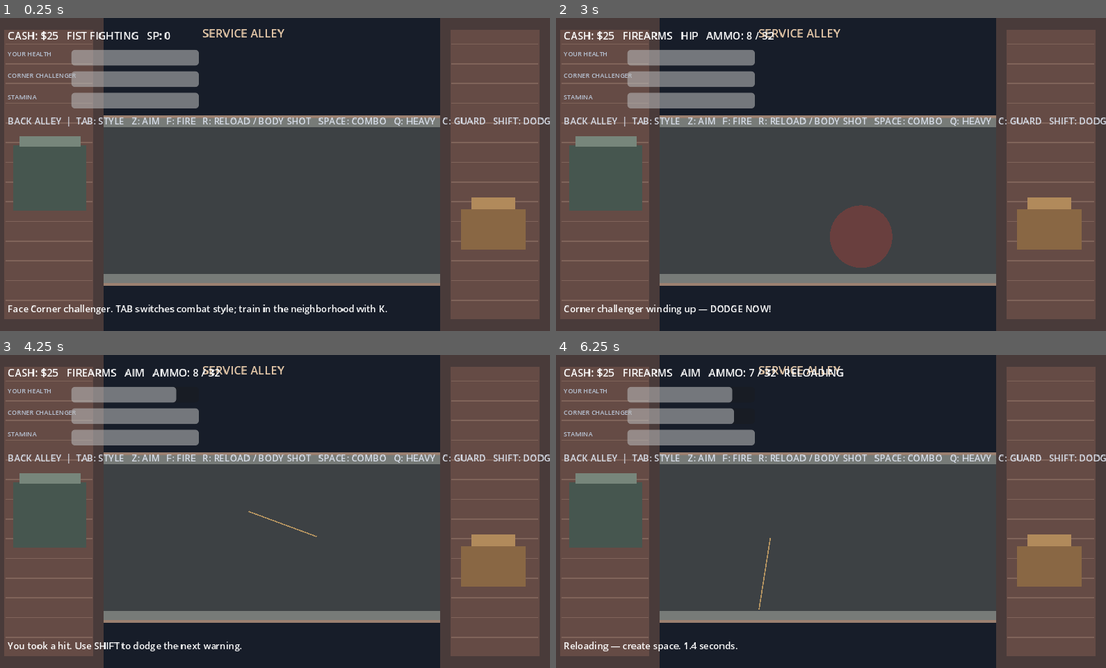
Above: before the commit, frames 1-4 (two rows, left to right).
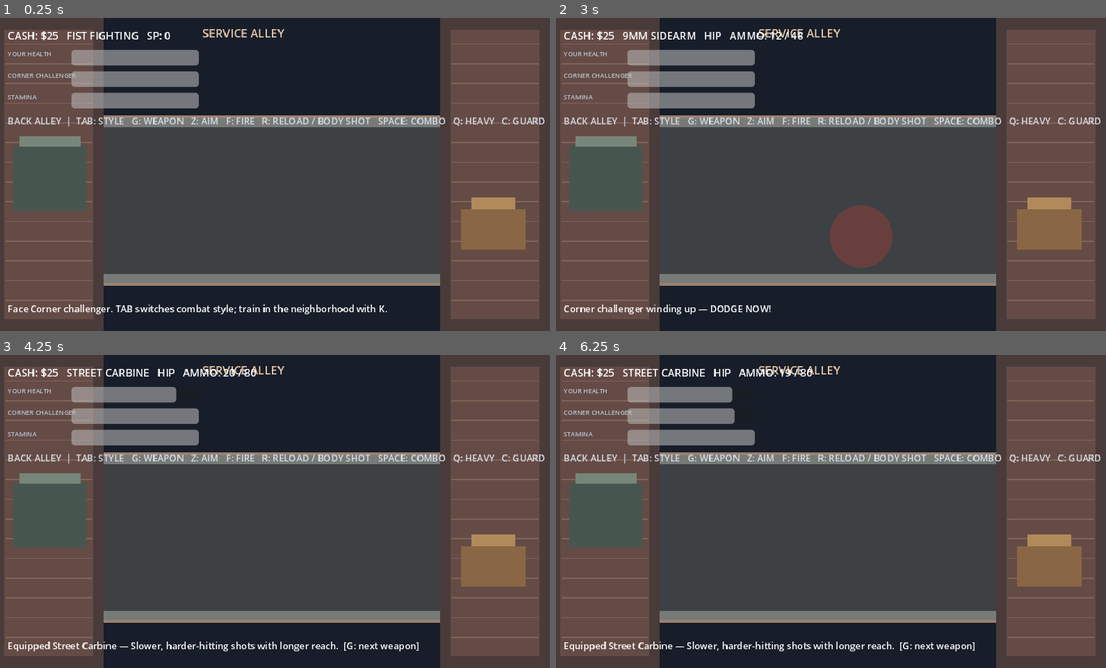
Above: after the commit, the same moments.

Repository: mtecfix/Street-life
Game: Godot game, scene res://scenes/combat/CombatAlley.tscn
Same seed, same stepped clock (60 frames per second), same inputs: the game is played once before the commit and once after it. This scene is started directly instead of the project's main scene.
Inputs:
- Up to frame 1 (0.25 s): no input
- Up to frame 2 (3 s): tap Enter at 0.5, 2 s; hold D (move_right) 0.53-1.28 s; tap G at 0.6, 1.55, 2.1 s; tap Space at 0.77, 1.25, 1.52, 2.75 s; hold S (move_down) 1.28-2.03 s; tap E (interact) at 1.35 s; hold D (move_right) 2.03-2.78 s; hold W (move_up) from 2.78 s (still down); tap Tab at 2.85 s
- Up to frame 3 (4.25 s): tap Space at 3.02, 3.77 s; tap G at 3.05, 3.8 s; release W (move_up) at 3.53 s; hold A (move_left) from 3.53 s (still down); tap Z at 3.6 s
- Up to frame 4 (6.25 s): tap F at 4.35 s; tap Space at 4.52, 6.02 s; tap G at 4.55, 5.3, 6.05 s; release A (move_left) at 5.03 s; hold S (move_down) 5.03-5.78 s; tap R at 5.1 s; hold D (move_right) from 5.78 s (still down); tap C at 5.85 s

The runs differ from the first frame. In frame 1, 1.0% of the frame differs, in the area x 24-100%, y 31-35%; in frame 2, 1.5%; in frame 3, 2.5%; in frame 4, 2.6%, in the area x 1-100%, y 4-95%.

Commit message:
Separate combat rules and add firearm loadouts

Diff:
--- a/game/scripts/combat/combat_arena.gd
+++ b/game/scripts/combat/combat_arena.gd
@@ -32,8 +32,11 @@
 var facing_direction := Vector2.RIGHT
 var finished := false
 var combat_style := "melee"
-var ammo_in_magazine := 8
-var reserve_ammo := 32
+var active_weapon_id := "sidearm"
+var ammo_in_magazine := 12
+var reserve_ammo := 48
+var weapon_magazines: Dictionary = {"sidearm": 12, "smg": 24, "carbine": 20}
+var weapon_reserves: Dictionary = {"sidearm": 48, "smg": 96, "carbine": 80}
 var reload_timer := 0.0
 var reload_duration := 1.45
 var guard_timer := 0.0
@@ -111,6 +114,7 @@
 
 func _ready() -> void:
     _configure_encounter()
+    _sync_weapon_ammo()
     player_health = clampf(float(GameState.player_health), 1.0, 100.0)
     stamina_max = GameState.get_max_stamina()
     stamina = stamina_max
@@ -152,7 +156,7 @@
 
     var heading := Label.new()
     heading.position = Vector2(24, 166)
-    heading.text = "%s  |  TAB: STYLE   Z: AIM   F: FIRE   R: RELOAD / BODY SHOT   SPACE: COMBO   Q: HEAVY   C: GUARD   SHIFT: DODGE   ESC: RETREAT" % _environment_label()
+    heading.text = "%s  |  TAB: STYLE   G: WEAPON   Z: AIM   F: FIRE   R: RELOAD / BODY SHOT   SPACE: COMBO   Q: HEAVY   C: GUARD   SHIFT: DODGE   ESC: RETREAT" % _environment_label()
     heading.add_theme_color_override("font_color", Color("#d6dce7"))
     add_child(heading)
 
@@ -205,9 +209,12 @@
     if reload_timer > 0.0:
         reload_timer -= delta
         if reload_timer <= 0.0:
-            var loaded := mini(8 - ammo_in_magazine, reserve_ammo)
+            var magazine_capacity := int(FirearmCombatController.get_profile(active_weapon_id)["magazine"])
+            var loaded := mini(magazine_capacity - ammo_in_magazine, reserve_ammo)
             ammo_in_magazine += loaded
             reserve_ammo -= loaded
+            weapon_magazines[active_weapon_id] = ammo_in_magazine
+            weapon_reserves[active_weapon_id] = reserve_ammo
             _set_status("Reload complete — %d / %d rounds." % [ammo_in_magazine, reserve_ammo])
     combo_window_timer = maxf(0.0, combo_window_timer - delta)
     if combo_window_timer <= 0.0:
@@ -270,6 +277,9 @@
             _toggle_combat_style()
         elif event.keycode == KEY_Z:
             _toggle_aim()
+        elif event.keycode == KEY_G:
+            if combat_style == "firearms":
+                _cycle_firearm()
         elif event.keycode == KEY_F:
             if combat_style == "firearms":
                 _firearm_attack()
@@ -295,14 +305,9 @@
         _set_status("Too far away. Move closer before attacking.")
         return
 
-    var damage := get_combo_damage(GameState.get_attack_damage(), combo_step)
-    if GameState.has_combat_skill("melee", "street_fundamentals"):
-        damage = roundi(float(damage) * (1.10 if combo_step == 2 else 1.0))
-    if combo_step == 2 and GameState.has_combat_skill("melee", "pressure_fighter"):
-        damage = roundi(float(damage) * 1.18)
-    if flank_followup_ready:
-        damage = roundi(float(damage) * (1.35 if GameState.has_combat_skill("melee", "slip_and_return") else 1.20))
-        flank_followup_ready = false
+    var unlocked_melee: Array = GameState.combat_skill_unlocks.get("melee", [])
+    var damage := MeleeCombatController.combo_damage(GameState.get_attack_damage(), combo_step, unlocked_melee, flank_followup_ready)
+    flank_followup_ready = false
     stamina -= ATTACK_COST
     attack_cooldown = 0.42
     combo_step = (combo_step + 1) % 3
@@ -326,9 +331,7 @@
     attack_cooldown = 0.78
     combo_step = 0
     combo_window_timer = 0.0
-    var damage := get_heavy_attack_damage(GameState.get_attack_damage())
-    if GameState.has_combat_skill("melee", "counter_specialist"):
-        damage = roundi(float(damage) * 0.90)
+    var damage := MeleeCombatController.heavy_damage(GameState.get_attack_damage(), GameState.combat_skill_unlocks.get("melee", []))
     enemy_health = maxf(0.0, enemy_health - damage)
     enemy.modulate = Color("#ffffff")
 
@@ -354,8 +357,9 @@
 
 func _dodge() -> void:
     var melee_style := combat_style == "melee"
-    var has_quick_step := melee_style and GameState.has_combat_skill("melee", "quick_step")
-    var dodge_cost := GameState.get_dodge_cost() * (0.88 if has_quick_step else 1.0)
+    var melee_unlocks: Array = GameState.combat_skill_unlocks.get("melee", [])
+    var has_quick_step := melee_style and MeleeCombatController.has_node(melee_unlocks, "quick_step")
+    var dodge_cost := MeleeCombatController.dodge_cost(GameState.get_dodge_cost(), melee_unlocks) if melee_style else GameState.get_dodge_cost()
     if finished or dodge_timer > 0.0 or stamina < dodge_cost:
         return
     var direction := Input.get_vector("move_left", "move_right", "move_up", "move_down")
@@ -365,7 +369,7 @@
         direction = Vector2.LEFT
     dodge_direction = direction.normalized()
     stamina -= dodge_cost
-    dodge_timer = 0.24 if has_quick_step else 0.20
+    dodge_timer = MeleeCombatController.dodge_duration(melee_unlocks) if melee_style else 0.20
     if melee_style and telegraph_timer >= 0.0 and (GameState.has_combat_skill("melee", "angle_change") or GameState.has_combat_skill("melee", "slip_and_return")):
         flank_followup_ready = true
     invulnerability_timer = 0.42
@@ -380,7 +384,7 @@
     if guard_timer > 0.0 and combat_style == "melee" and facing_direction.dot(enemy_direction) > 0.35:
         guard_timer = 0.0
         if GameState.has_combat_skill("melee", "counter_window"):
-            var counter_damage := 20.0 * (1.30 if GameState.has_combat_skill("melee", "counter_specialist") else 1.0)
+            var counter_damage := MeleeCombatController.counter_damage(GameState.combat_skill_unlocks.get("melee", []))
             enemy_health = maxf(0.0, enemy_health - counter_damage)
             _set_status("PERFECT BLOCK — counter for %d damage!" % roundi(counter_damage))
             if enemy_health <= 0.0:
@@ -483,7 +487,8 @@
 func _refresh() -> void:
     if stats:
         if combat_style == "firearms":
-            stats.text = "CASH: $%d   FIREARMS   %s   AMMO: %d / %d%s" % [GameState.player_cash, "AIM" if aiming else "HIP", ammo_in_magazine, reserve_ammo, "   RELOADING" if reload_timer > 0.0 else ""]
+            var weapon_profile := FirearmCombatController.get_profile(active_weapon_id)
+            stats.text = "CASH: $%d   %s   %s   AMMO: %d / %d%s" % [GameState.player_cash, str(weapon_profile["name"]).to_upper(), "AIM" if aiming else "HIP", ammo_in_magazine, reserve_ammo, "   RELOADING" if reload_timer > 0.0 else ""]
         else:
             stats.text = "CASH: $%d   FIST FIGHTING   SP: %d" % [GameState.player_cash, GameState.skill_points]
     if player_hp_bar:
@@ -504,7 +509,7 @@
         aiming = false
     attack_cooldown = 0.05 if GameState.has_combat_skill("firearms", "reposition") else (0.18 if GameState.has_combat_skill("firearms", "snap_aim") else 0.28)
     reload_timer = 0.0
-    _set_status("Combat style: %s. %s" % ["FIREARMS" if combat_style == "firearms" else "FIST FIGHTING", "F fires, R reloads." if combat_style == "firearms" else "SPACE combo, Q heavy, C guard."])
+    _set_status("Combat style: %s. %s" % ["FIREARMS" if combat_style == "firearms" else "FIST FIGHTING", "G weapon, F fire, R reload, Z aim." if combat_style == "firearms" else "SPACE combo, Q heavy, C guard."])
     _refresh()
 
 func _firearm_attack() -> void:
@@ -513,64 +518,54 @@
     if ammo_in_magazine <= 0:
         _set_status("Magazine empty — press R to reload.")
         return
+    var profile := FirearmCombatController.get_profile(active_weapon_id)
     var distance := player.position.distance_to(enemy.position)
-    var effective_range := 600.0 if GameState.has_combat_skill("firearms", "cover_awareness") else 520.0
+    var effective_range := float(profile["range"]) + (60.0 if GameState.has_combat_skill("firearms", "cover_awareness") else 0.0)
     if distance > effective_range:
-        _set_status("Target out of range. Close the distance.")
+        _set_status("Target out of range for %s. Close the distance." % str(profile["name"]))
         return
     ammo_in_magazine -= 1
-    var damage := 16.0
+    weapon_magazines[active_weapon_id] = ammo_in_magazine
     var moving := Input.get_vector("move_left", "move_right", "move_up", "move_down") != Vector2.ZERO
     var aim_ready := aiming and aim_transition_timer <= 0.0
-    if aim_ready:
-        damage *= 1.20
-    if moving:
-        damage *= 0.86 if not GameState.has_combat_skill("firearms", "move_and_aim") else 0.96
-    elif aim_ready and GameState.has_combat_skill("firearms", "steady_hands"):
-        damage *= 1.10
-    if GameState.has_combat_skill("firearms", "controlled_burst") and last_shot_timer > 0.0:
-        damage *= 1.12
-    if ammo_in_magazine <= 2 and GameState.has_combat_skill("firearms", "last_round_focus"):
-        damage *= 1.08
-    if aim_ready and GameState.has_combat_skill("firearms", "precision_specialist"):
-        damage *= 1.15
-    if GameState.has_combat_skill("firearms", "mobile_operator") and last_shot_timer > 0.0:
-        damage *= 0.92
-    if GameState.has_combat_skill("firearms", "mobile_operator"):
-        attack_cooldown = 0.36
-    elif GameState.has_combat_skill("firearms", "snap_aim"):
-        attack_cooldown = 0.38
-    else:
-        attack_cooldown = 0.48
-    if GameState.has_combat_skill("firearms", "precision_specialist"):
-        attack_cooldown += 0.04
-    if aim_recovery_timer > 0.0 and GameState.has_combat_skill("firearms", "composure"):
-        attack_cooldown *= 0.82
+    var unlocked_firearms: Array = GameState.combat_skill_unlocks.get("firearms", [])
+    var damage := FirearmCombatController.get_shot_damage(active_weapon_id, aim_ready, moving, unlocked_firearms, last_shot_timer > 0.0, ammo_in_magazine, aim_recovery_timer > 0.0)
+    attack_cooldown = FirearmCombatController.get_shot_cooldown(active_weapon_id, unlocked_firearms)
     last_shot_timer = 0.72
     enemy_health = maxf(0.0, enemy_health - damage)
     enemy.modulate = Color("#fff2c9")
     if enemy_health <= 0.0:
         _win_encounter()
     else:
-        _set_status("HIT CONFIRMED — %d damage. %d rounds remain." % [roundi(damage), ammo_in_magazine])
+        _set_status("%s — HIT CONFIRMED: %d damage. %d rounds remain." % [str(profile["name"]), roundi(damage), ammo_in_magazine])
     _refresh()
 
 func _reload_firearm() -> void:
     if finished or combat_style != "firearms" or reload_timer > 0.0:
         return
-    if ammo_in_magazine >= 8 or reserve_ammo <= 0:
+    var profile := FirearmCombatController.get_profile(active_weapon_id)
+    if ammo_in_magazine >= int(profile["magazine"]) or reserve_ammo <= 0:
         _set_status("Reload unavailable — magazine full or reserve empty.")
         return
-    var duration := reload_duration
-    if GameState.has_combat_skill("firearms", "fast_hands"):
-        duration *= 0.92
-    if GameState.has_combat_skill("firearms", "quick_reload"):
-        duration *= 0.84
-    if ammo_in_magazine > 0 and GameState.has_combat_skill("firearms", "ammo_discipline"):
-        duration *= 0.88
+    var duration := FirearmCombatController.get_reload_duration(active_weapon_id, ammo_in_magazine, GameState.combat_skill_unlocks.get("firearms", []))
     reload_timer = duration
     attack_cooldown = maxf(attack_cooldown, duration)
-    _set_status("Reloading — create space. %0.1f seconds." % duration)
+    _set_status("Reloading %s — create space. %0.1f seconds." % [str(profile["name"]), duration])
+
+func _sync_weapon_ammo() -> void:
+    ammo_in_magazine = int(weapon_magazines.get(active_weapon_id, 0))
+    reserve_ammo = int(weapon_reserves.get(active_weapon_id, 0))
+
+func _cycle_firearm() -> void:
+    if finished or combat_style != "firearms" or reload_timer > 0.0:
+        return
+    active_weapon_id = FirearmCombatController.next_weapon(active_weapon_id)
+    _sync_weapon_ammo()
+    attack_cooldown = 0.22
+    aiming = false
+    var profile := FirearmCombatController.get_profile(active_weapon_id)
+    _set_status("Equipped %s — %s  [G: next weapon]" % [str(profile["name"]), str(profile["description"])])
+    _refresh()
 
 func _body_shot() -> void:
     if finished or not GameState.has_combat_skill("melee", "body_shot"):
